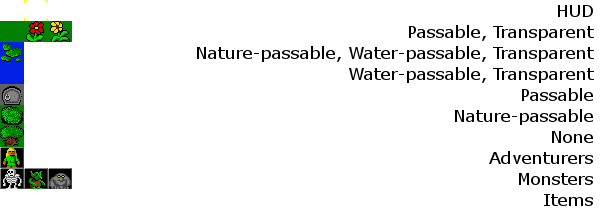
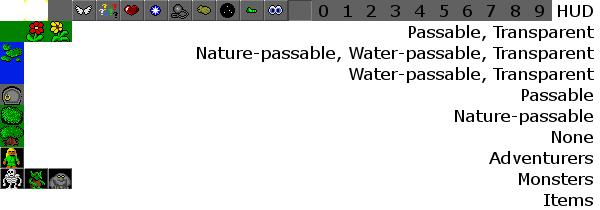
Two versions of the same layered image (600 × 210). Layer-by-layer changes:
added layer "Inventory" above "Background" over 288, 0, 312, 21
added layer "Background" above "Level" over 48, 0, 72, 21
added layer "Level" above "Precision" over 72, 0, 96, 21
added layer "Precision" above "Agility" over 264, 0, 288, 21
added layer "Agility" above "Burden" over 240, 0, 264, 21
added layer "Burden" above "Wisdom" over 168, 0, 192, 21
added layer "Wisdom" above "Strength" over 216, 0, 240, 21
added layer "Strength" above "Mana" over 192, 0, 216, 21
added layer "Mana" above "Health" over 144, 0, 168, 21
added layer "Health" above "XP" over 120, 0, 144, 21
added layer "XP" above "Troll" over 96, 0, 120, 21
added layer "0123456789" above "Numbers" over 319, 5, 544, 17
added layer "Numbers" above "HUD ..." over 312, 0, 552, 21
